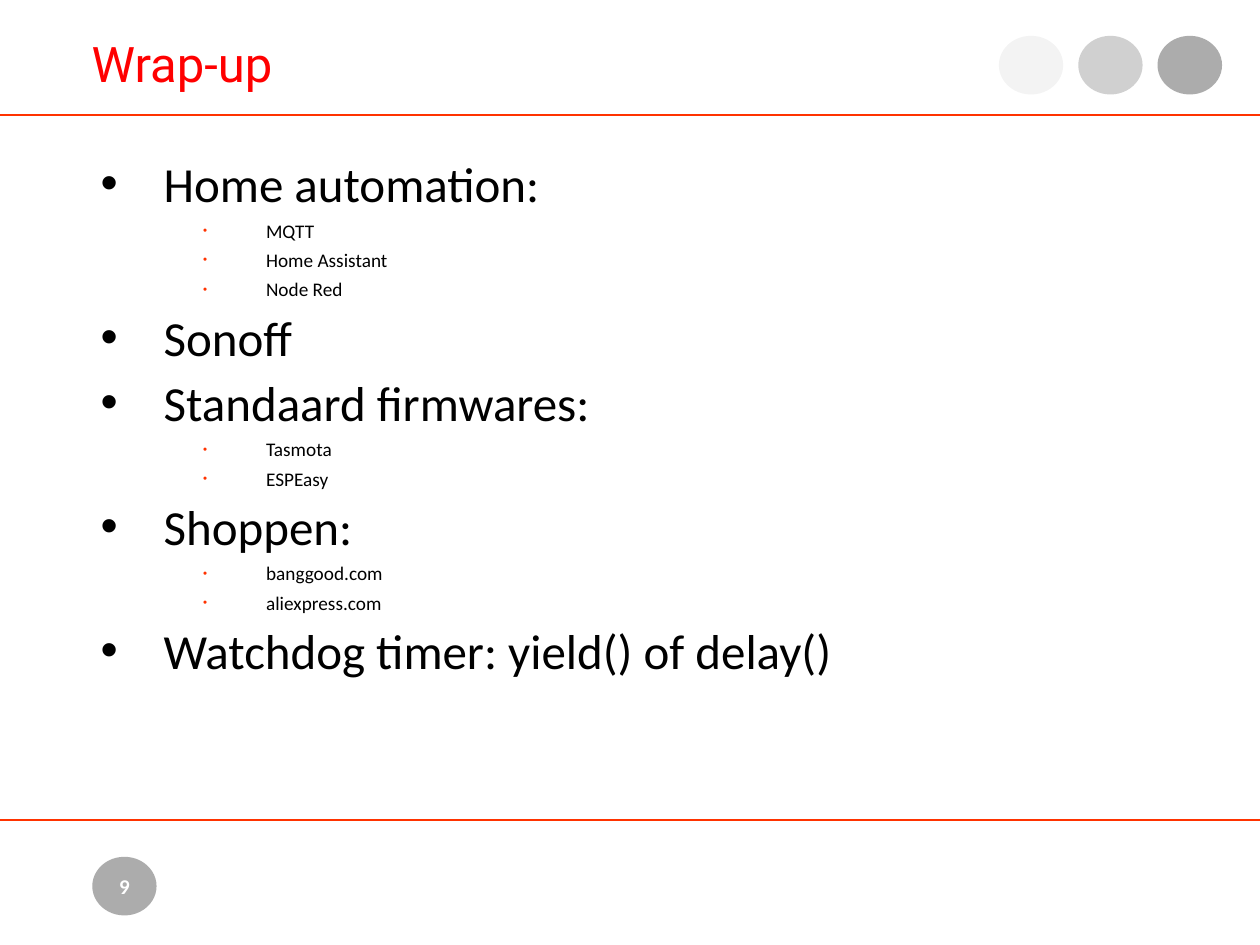
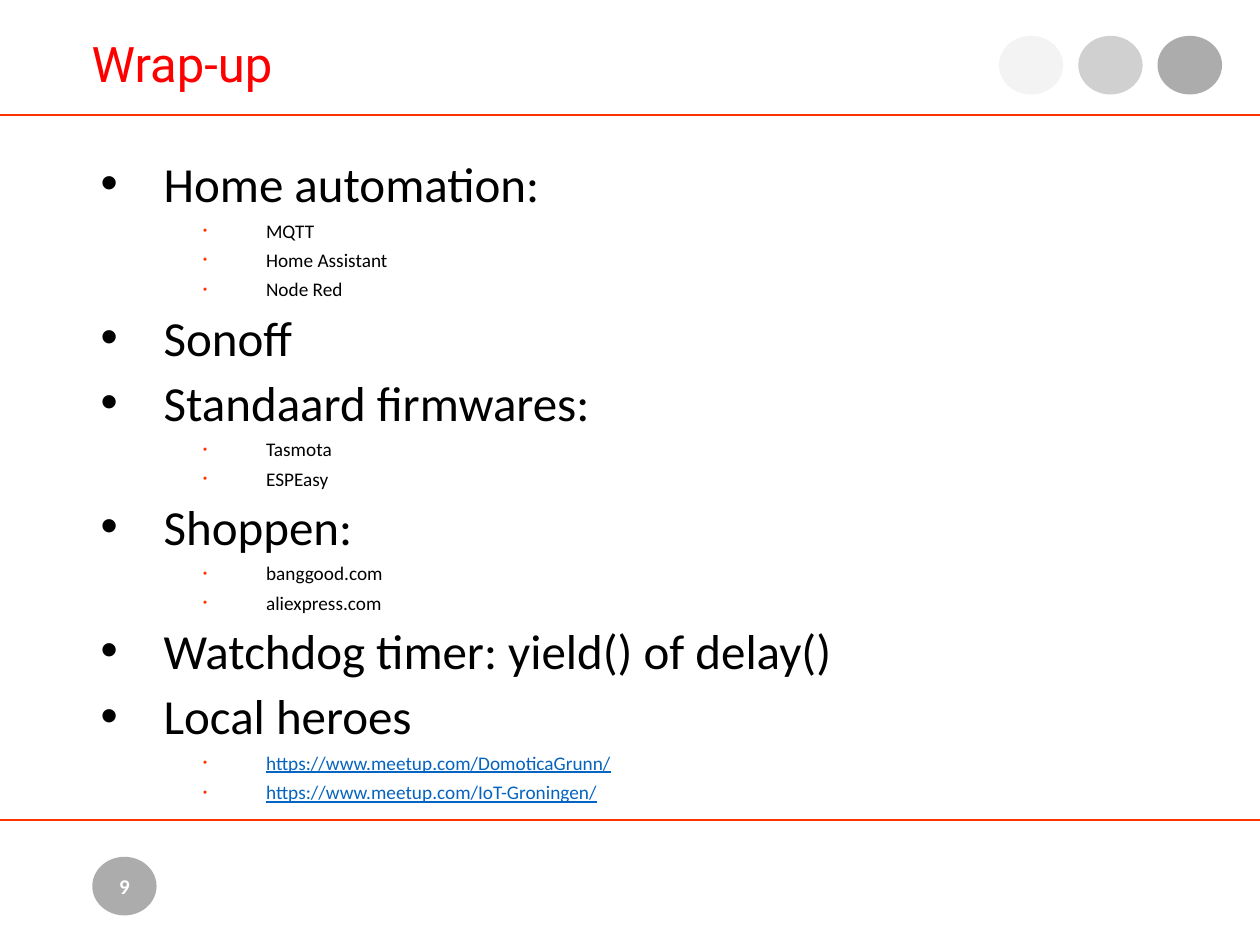
Before and after one commit to nielsmaneschijn/lotlr, a slide deck: slide 9 of doc/IOT for Dummies.pptx. Drawn at 1260x945 pixels with LibreOffice and Linux fonts; fonts in the diff are those of the drawing; background and template pictures are left out. Boxes give left, top, right and bottom in pixels: in the first picture for what was removed or moved away, otherwise in the second. Text is boxed around its words. In the diff, an @@ line names an element or a change of style, - is before the commit and + after.

```diff
--- a/doc/IOT for Dummies.pptx
+++ b/doc/IOT for Dummies.pptx
@@ text at (164, 700, 610, 803): paragraphs added @@
+• Local heroes
+  • https://www.meetup.com/DomoticaGrunn/
+  • https://www.meetup.com/IoT-Groningen/
```
Also in this commit, not shown: 1 other slide changed, 1 other file.
